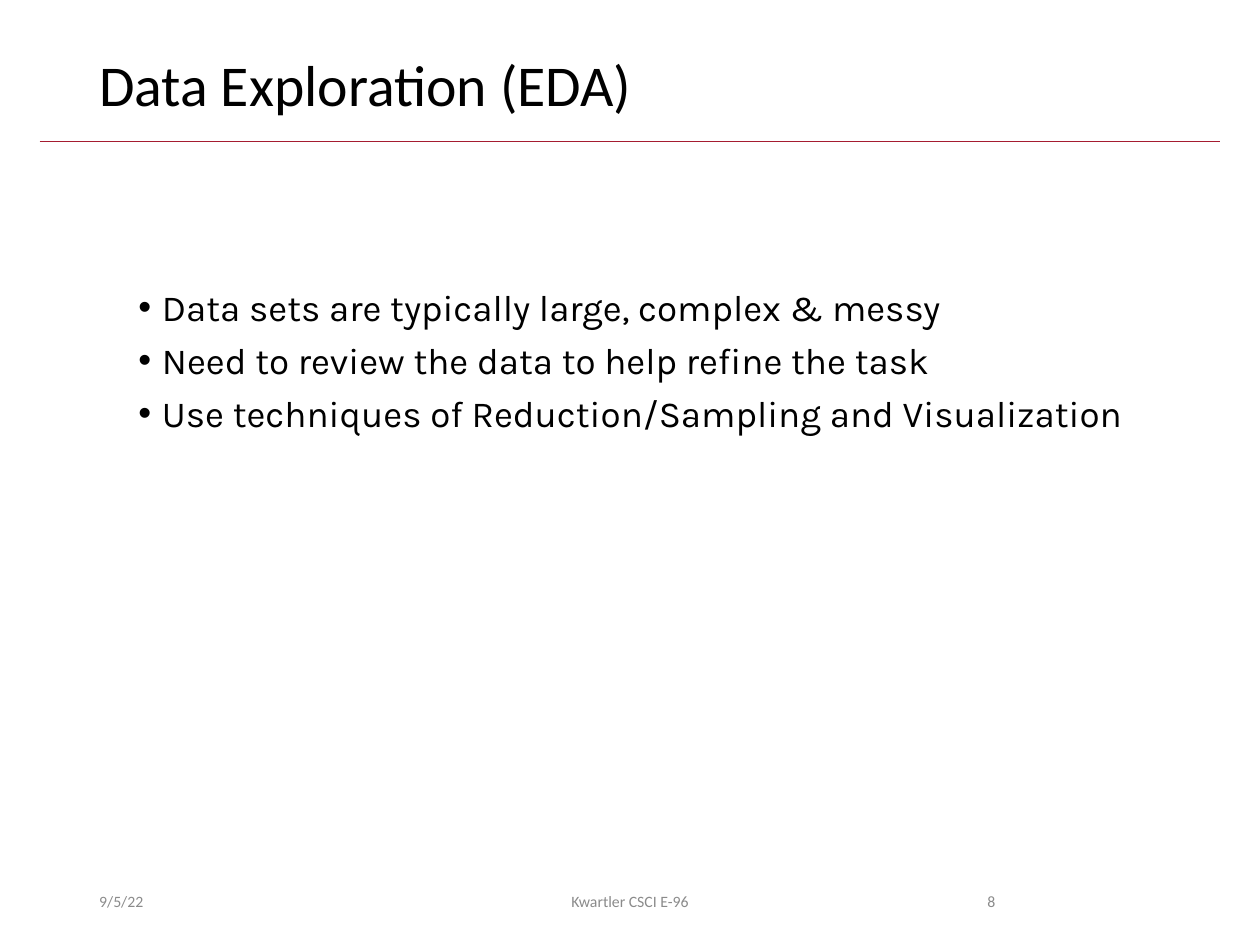
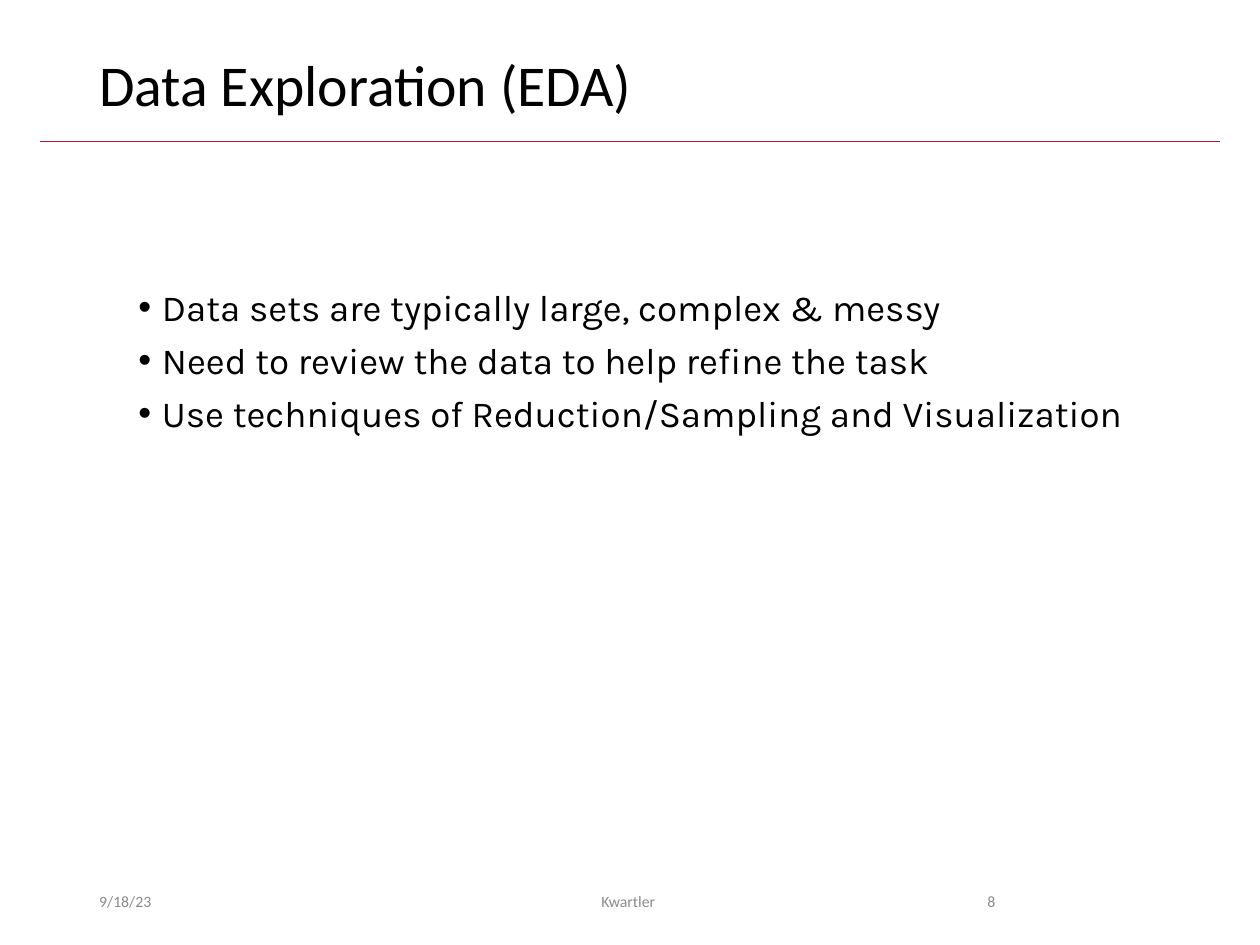
Before and after one commit to kwartler/Harvard_DataMining_Business_Student, a slide deck: slide 8 of Lessons/B_IntroToDM_BasicEDA/B_Practice.pptx. Drawn at 1260x945 pixels with LibreOffice and Linux fonts; fonts in the diff are those of the drawing; background and template pictures are left out. Boxes give left, top, right and bottom in pixels: in the first picture for what was removed or moved away, otherwise in the second. Text is boxed around its words. In the diff, an @@ line names an element or a change of style, - is before the commit and + after.

```diff
--- a/Lessons/B_IntroToDM_BasicEDA/B_Practice.pptx
+++ b/Lessons/B_IntroToDM_BasicEDA/B_Practice.pptx
@@ text at box(99, 896, 151, 908): text changed @@
-9/5/22
+9/18/23
@@ text at box(601, 896, 655, 907): text changed @@
-Kwartler CSCI E-96
+Kwartler
```
Also in this commit, not shown: 12 other slides changed, 3 other files.
